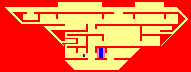
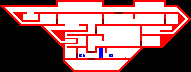
Revision of a layered (191, 72) image; what changed, layer by layer:
removed layer "Pasted Layer" over [0, 0, 191, 72]
added layer "T8" above "T7" over [0, 0, 191, 72]
renamed "ribbon" to "T0", hid it, painted on it over [0, 0, 191, 72]
